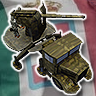
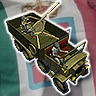
The second 96 x 96 image is a revision of the first. Changes to its layers:
added layer "SPA Dovunque" above "Autocannone 90" over (x1=6, y1=2, x2=89, y2=94)
hid "Autocannone 90" over (x1=3, y1=1, x2=92, y2=94)
